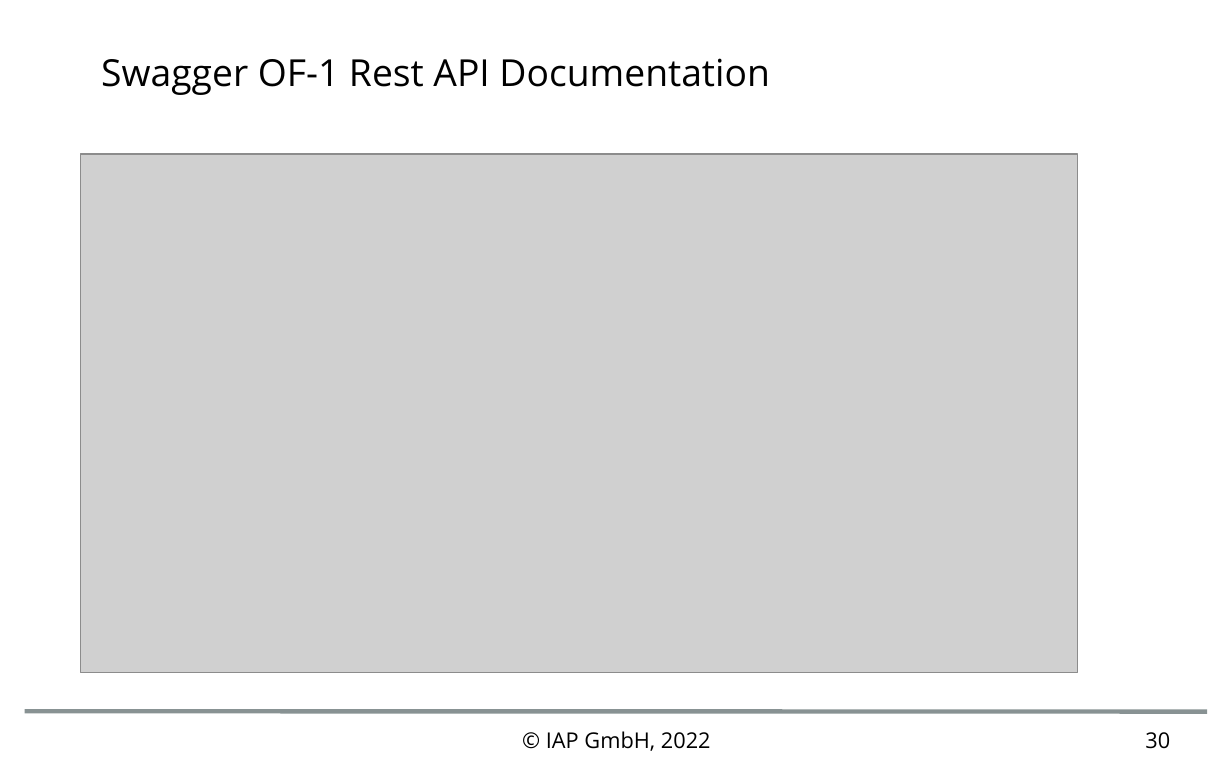
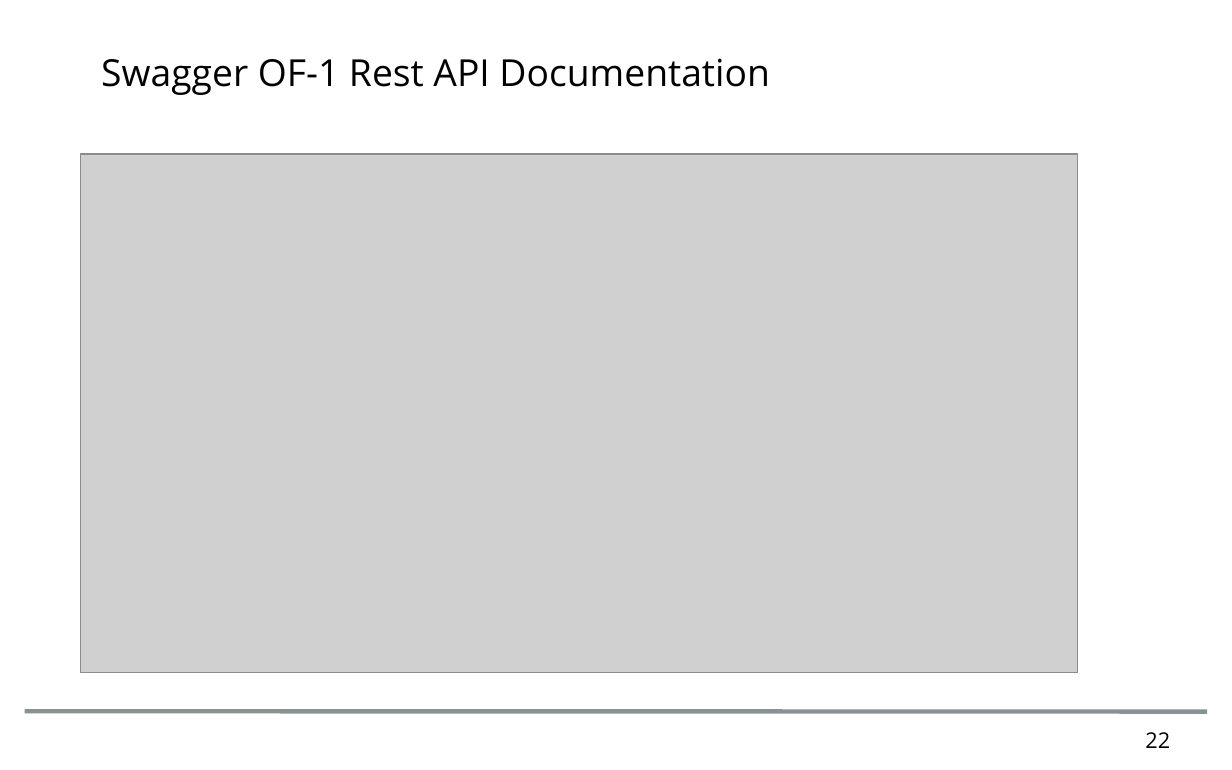
Before and after one commit to nik00iap/openedgeExcercises, a slide deck: slide 22 of doc/2023_4_PasoeWorkshop.odp (slide 30 before the commit). Drawn at 1232x770 pixels with LibreOffice and Linux fonts; fonts in the diff are those of the drawing; grey boxes stand for pictures; background and template pictures are left out. Boxes give left, top, right and bottom in pixels: in the first picture for what was removed or moved away, otherwise in the second. Text is boxed around its words. In the diff, an @@ line names an element or a change of style, - is before the commit and + after.

```diff
--- a/doc/2023_4_PasoeWorkshop.odp
+++ b/doc/2023_4_PasoeWorkshop.odp
@@ text removed at [546, 731, 711, 751] @@
-© IAP GmbH, 2022
@@ page number at [1145, 732, 1170, 748]: text changed @@
-30
+22
```
Also in this commit, not shown: 23 other slides changed, 9 slides removed, 3 other files.
